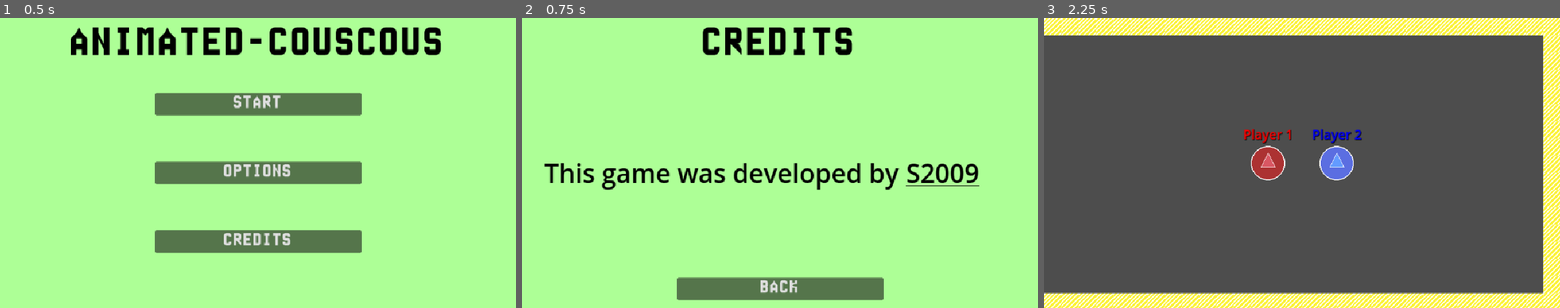
Above: before the commit, frames 1-3 (left to right).
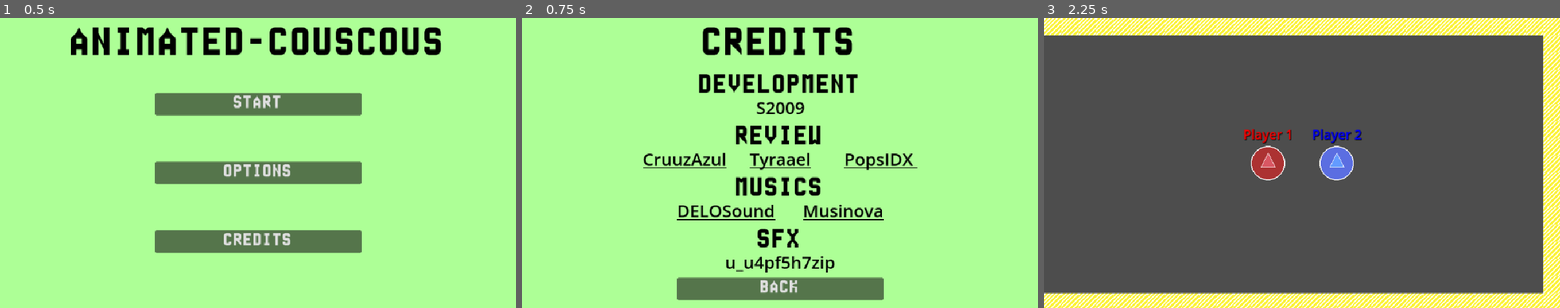
Above: after the commit, the same moments.

Repository: S2009-dev/animated-couscous
Game: Godot game, scene res://objects/menus/main_menu.tscn
Same seed, same stepped clock (60 frames per second), same inputs: the game is played once before the commit and once after it. The engine's default icon, where the game draws it, is replaced by a stand-in: a white triangle on a blue panel in a dark square.
Inputs:
- Up to frame 1 (0.5 s): no input
- Up to frame 2 (0.75 s): click "CREDITS" at 0.5 s
- Up to frame 3 (2.25 s): click "BACK" at 1.25 s; click "START" at 2 s

Frame 1 is identical in both runs. In frame 2, 7.8% of the frame differs, in the area x 4-89%, y 19-88%; in frame 3, nothing differs.

Commit message:
refactor(menus): :art: complete credits menu

Diff:
--- a/objects/menus/credits_menu.tscn
+++ b/objects/menus/credits_menu.tscn
@@ -49,39 +49,217 @@
 grow_horizontal = 2
 grow_vertical = 2
 
-[node name="Label" type="Label" parent="CreditsContainer"]
-layout_mode = 1
-anchors_preset = 4
-anchor_top = 0.5
-anchor_bottom = 0.5
-offset_left = 41.0
-offset_top = -33.5
-offset_right = 701.0
-offset_bottom = 33.5
-grow_vertical = 2
-theme_override_colors/font_color = Color(0, 0, 0, 1)
-theme_override_font_sizes/font_size = 48
-text = "This game was developed by"
-
-[node name="LinkButton" type="LinkButton" parent="CreditsContainer"]
-layout_mode = 1
-anchors_preset = 6
-anchor_left = 1.0
-anchor_top = 0.5
-anchor_right = 1.0
-anchor_bottom = 0.5
-offset_left = -246.0
-offset_top = -33.5
-offset_right = -110.0
-offset_bottom = 33.5
-grow_horizontal = 0
-grow_vertical = 2
-theme_override_colors/font_color = Color(0, 0, 0, 1)
-theme_override_colors/font_pressed_color = Color(0, 0, 0, 1)
-theme_override_colors/font_hover_color = Color(1, 0, 0, 1)
-theme_override_font_sizes/font_size = 48
+[node name="Section 1" type="Label" parent="CreditsContainer"]
+layout_mode = 1
+anchors_preset = 5
+anchor_left = 0.5
+anchor_right = 0.5
+offset_left = -330.0
+offset_right = 330.0
+offset_bottom = 67.0
+grow_horizontal = 2
+theme_override_colors/font_color = Color(0, 0, 0, 1)
+theme_override_fonts/font = ExtResource("2_4tw7l")
+theme_override_font_sizes/font_size = 48
+text = "DEVELOPMENT"
+horizontal_alignment = 1
+vertical_alignment = 1
+
+[node name="S2009" type="LinkButton" parent="CreditsContainer/Section 1"]
+layout_mode = 1
+anchors_preset = 7
+anchor_left = 0.5
+anchor_top = 1.0
+anchor_right = 0.5
+anchor_bottom = 1.0
+offset_left = -45.5
+offset_top = -19.0
+offset_right = 45.5
+offset_bottom = 26.0
+grow_horizontal = 2
+grow_vertical = 0
+theme_override_colors/font_color = Color(0, 0, 0, 1)
+theme_override_colors/font_pressed_color = Color(0, 0.733333, 1, 1)
+theme_override_colors/font_hover_color = Color(0, 0.882353, 1, 1)
+theme_override_colors/font_hover_pressed_color = Color(0, 0.733333, 1, 1)
+theme_override_font_sizes/font_size = 32
 text = "S2009"
 uri = "https://s2009.fr"
+
+[node name="Section 2" type="Label" parent="CreditsContainer"]
+layout_mode = 1
+anchors_preset = 8
+anchor_left = 0.5
+anchor_top = 0.5
+anchor_right = 0.5
+anchor_bottom = 0.5
+offset_left = -256.0
+offset_top = -96.0
+offset_right = 256.0
+offset_bottom = -29.0
+grow_horizontal = 2
+grow_vertical = 2
+theme_override_colors/font_color = Color(0, 0, 0, 1)
+theme_override_fonts/font = ExtResource("2_4tw7l")
+theme_override_font_sizes/font_size = 48
+text = "REVIEW"
+horizontal_alignment = 1
+vertical_alignment = 1
+
+[node name="CruuzAzul" type="LinkButton" parent="CreditsContainer/Section 2"]
+layout_mode = 1
+anchors_preset = 2
+anchor_top = 1.0
+anchor_bottom = 1.0
+offset_top = -19.0
+offset_right = 156.0
+offset_bottom = 26.0
+grow_vertical = 0
+theme_override_colors/font_color = Color(0, 0, 0, 1)
+theme_override_colors/font_pressed_color = Color(0, 0.733333, 1, 1)
+theme_override_colors/font_hover_color = Color(0, 0.882353, 1, 1)
+theme_override_colors/font_hover_pressed_color = Color(0, 0.733333, 1, 1)
+theme_override_font_sizes/font_size = 32
+text = "CruuzAzul"
+uri = "https://github.com/CruuzAzul"
+
+[node name="Tyraael" type="LinkButton" parent="CreditsContainer/Section 2"]
+layout_mode = 1
+anchors_preset = 7
+anchor_left = 0.5
+anchor_top = 1.0
+anchor_right = 0.5
+anchor_bottom = 1.0
+offset_left = -57.0
+offset_top = -19.0
+offset_right = 57.0
+offset_bottom = 26.0
+grow_horizontal = 2
+grow_vertical = 0
+theme_override_colors/font_color = Color(0, 0, 0, 1)
+theme_override_colors/font_pressed_color = Color(0, 0.733333, 1, 1)
+theme_override_colors/font_hover_color = Color(0, 0.882353, 1, 1)
+theme_override_colors/font_hover_pressed_color = Color(0, 0.733333, 1, 1)
+theme_override_font_sizes/font_size = 32
+text = "Tyraael"
+uri = "https://github.com/AntMarq"
+
+[node name="PopsIDX" type="LinkButton" parent="CreditsContainer/Section 2"]
+layout_mode = 1
+anchors_preset = 3
+anchor_left = 1.0
+anchor_top = 1.0
+anchor_right = 1.0
+anchor_bottom = 1.0
+offset_left = -136.0
+offset_top = -19.0
+offset_bottom = 26.0
+grow_horizontal = 0
+grow_vertical = 0
+theme_override_colors/font_color = Color(0, 0, 0, 1)
+theme_override_colors/font_pressed_color = Color(0, 0.733333, 1, 1)
+theme_override_colors/font_hover_color = Color(0, 0.882353, 1, 1)
+theme_override_colors/font_hover_pressed_color = Color(0, 0.733333, 1, 1)
+theme_override_font_sizes/font_size = 32
+text = "PopsIDX "
+uri = "https://github.com/PopsIDX"
+
+[node name="Section 3" type="Label" parent="CreditsContainer"]
+layout_mode = 1
+anchors_preset = 8
+anchor_left = 0.5
+anchor_top = 0.5
+anchor_right = 0.5
+anchor_bottom = 0.5
+offset_left = -192.0
+offset_right = 192.0
+offset_bottom = 67.0
+grow_horizontal = 2
+grow_vertical = 2
+theme_override_colors/font_color = Color(0, 0, 0, 1)
+theme_override_fonts/font = ExtResource("2_4tw7l")
+theme_override_font_sizes/font_size = 48
+text = "MUSICS"
+horizontal_alignment = 1
+vertical_alignment = 1
+
+[node name="DELOSound" type="LinkButton" parent="CreditsContainer/Section 3"]
+layout_mode = 1
+anchors_preset = 2
+anchor_top = 1.0
+anchor_bottom = 1.0
+offset_top = -19.0
+offset_right = 156.0
+offset_bottom = 26.0
+grow_vertical = 0
+theme_override_colors/font_color = Color(0, 0, 0, 1)
+theme_override_colors/font_pressed_color = Color(0, 0.733333, 1, 1)
+theme_override_colors/font_hover_color = Color(0, 0.882353, 1, 1)
+theme_override_colors/font_hover_pressed_color = Color(0, 0.733333, 1, 1)
+theme_override_font_sizes/font_size = 32
+text = "DELOSound"
+uri = "https://pixabay.com/music/beats-lofi-chill-315216/"
+
+[node name="Musinova" type="LinkButton" parent="CreditsContainer/Section 3"]
+layout_mode = 1
+anchors_preset = 3
+anchor_left = 1.0
+anchor_top = 1.0
+anchor_right = 1.0
+anchor_bottom = 1.0
+offset_left = -136.0
+offset_top = -19.0
+offset_bottom = 26.0
+grow_horizontal = 0
+grow_vertical = 0
+theme_override_colors/font_color = Color(0, 0, 0, 1)
+theme_override_colors/font_pressed_color = Color(0, 0.733333, 1, 1)
+theme_override_colors/font_hover_color = Color(0, 0.882353, 1, 1)
+theme_override_colors/font_hover_pressed_color = Color(0, 0.733333, 1, 1)
+theme_override_font_sizes/font_size = 32
+text = "Musinova"
+uri = "https://pixabay.com/music/corporate-ambient-electronic-background-explainer-364260/"
+
+[node name="Section 4" type="Label" parent="CreditsContainer"]
+layout_mode = 1
+anchors_preset = 7
+anchor_left = 0.5
+anchor_top = 1.0
+anchor_right = 0.5
+anchor_bottom = 1.0
+offset_left = -330.0
+offset_top = -96.0
+offset_right = 330.0
+offset_bottom = -29.0
+grow_horizontal = 2
+grow_vertical = 0
+theme_override_colors/font_color = Color(0, 0, 0, 1)
+theme_override_fonts/font = ExtResource("2_4tw7l")
+theme_override_font_sizes/font_size = 48
+text = "SFX"
+horizontal_alignment = 1
+vertical_alignment = 1
+
+[node name="u_u4pf5h7zip" type="LinkButton" parent="CreditsContainer/Section 4"]
+layout_mode = 1
+anchors_preset = 7
+anchor_left = 0.5
+anchor_top = 1.0
+anchor_right = 0.5
+anchor_bottom = 1.0
+offset_left = -45.5
+offset_top = -19.0
+offset_right = 45.5
+offset_bottom = 26.0
+grow_horizontal = 2
+grow_vertical = 0
+theme_override_colors/font_color = Color(0, 0, 0, 1)
+theme_override_colors/font_pressed_color = Color(0, 0.733333, 1, 1)
+theme_override_colors/font_hover_color = Color(0, 0.882353, 1, 1)
+theme_override_colors/font_hover_pressed_color = Color(0, 0.733333, 1, 1)
+theme_override_font_sizes/font_size = 32
+text = "u_u4pf5h7zip"
+uri = "https://pixabay.com/sound-effects/click-345983/"
 
 [node name="BackBtn" type="Button" parent="."]
 layout_mode = 1
